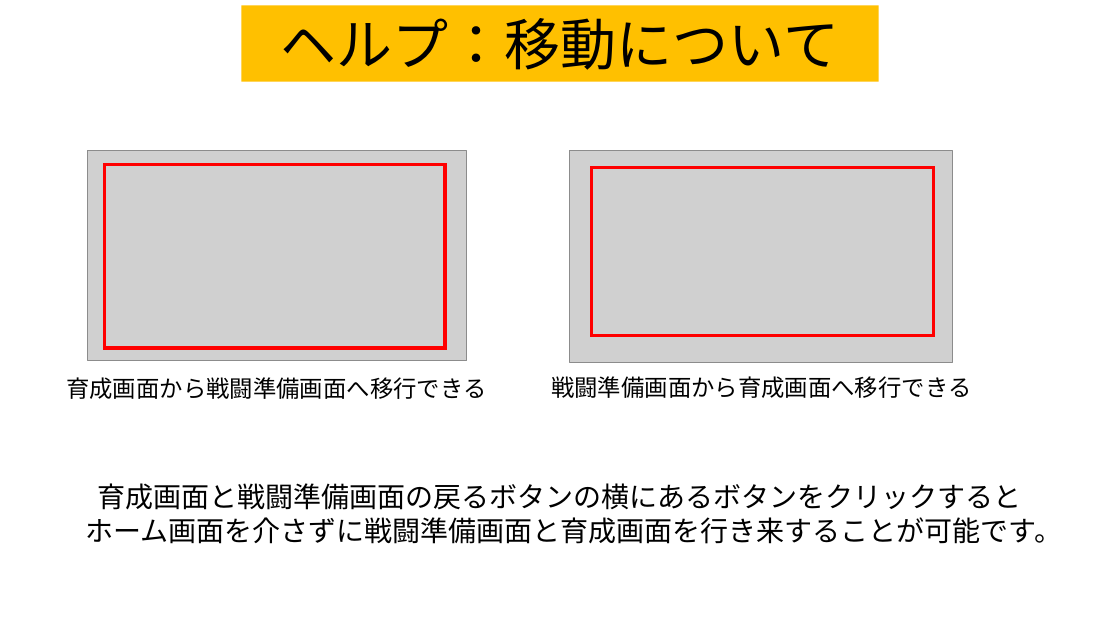
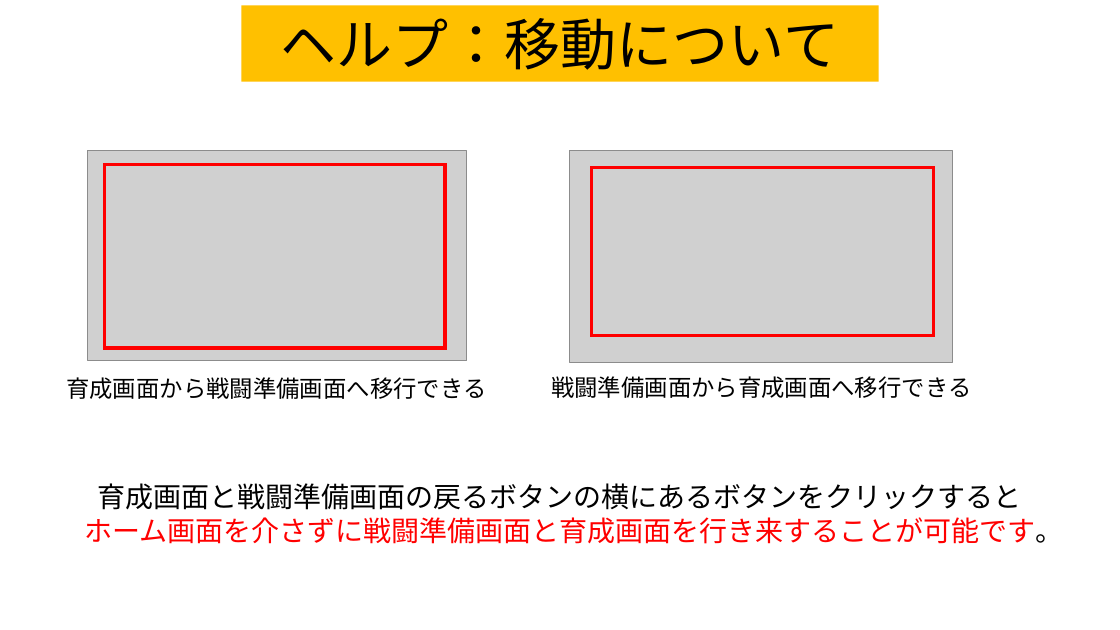
Before and after one commit to team556/team, a slide deck: slide 15 of 説明文 - コピー.pptx. Drawn at 1120x630 pixels with LibreOffice and Linux fonts; fonts in the diff are those of the drawing; grey boxes stand for pictures. Boxes give left, top, right and bottom in pixels: in the first picture for what was removed or moved away, otherwise in the second. Text is boxed around its words. In the diff, an @@ line names an element or a change of style, - is before the commit and + after.

```diff
--- a/説明文 - コピー.pptx
+++ b/説明文 - コピー.pptx
@@ text at <box>84,517,1063,544</box>: text colour #000000 to #FF0000 in "ホーム画面を介さずに戦闘準備画面と育成画面を行き来することが可能です。" @@
```
Also in this commit, not shown: 1 other slide changed, 7 other files.
